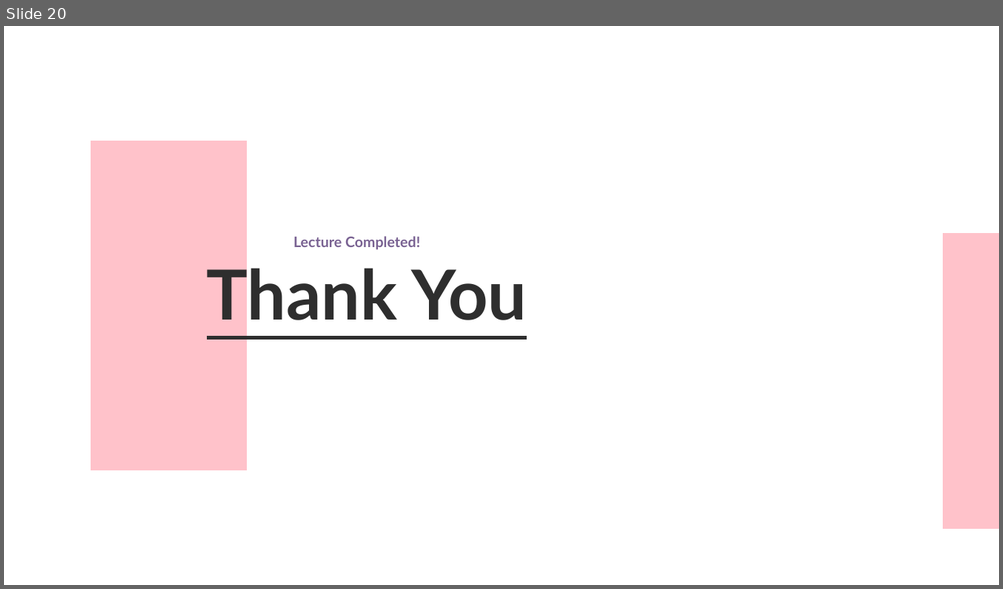
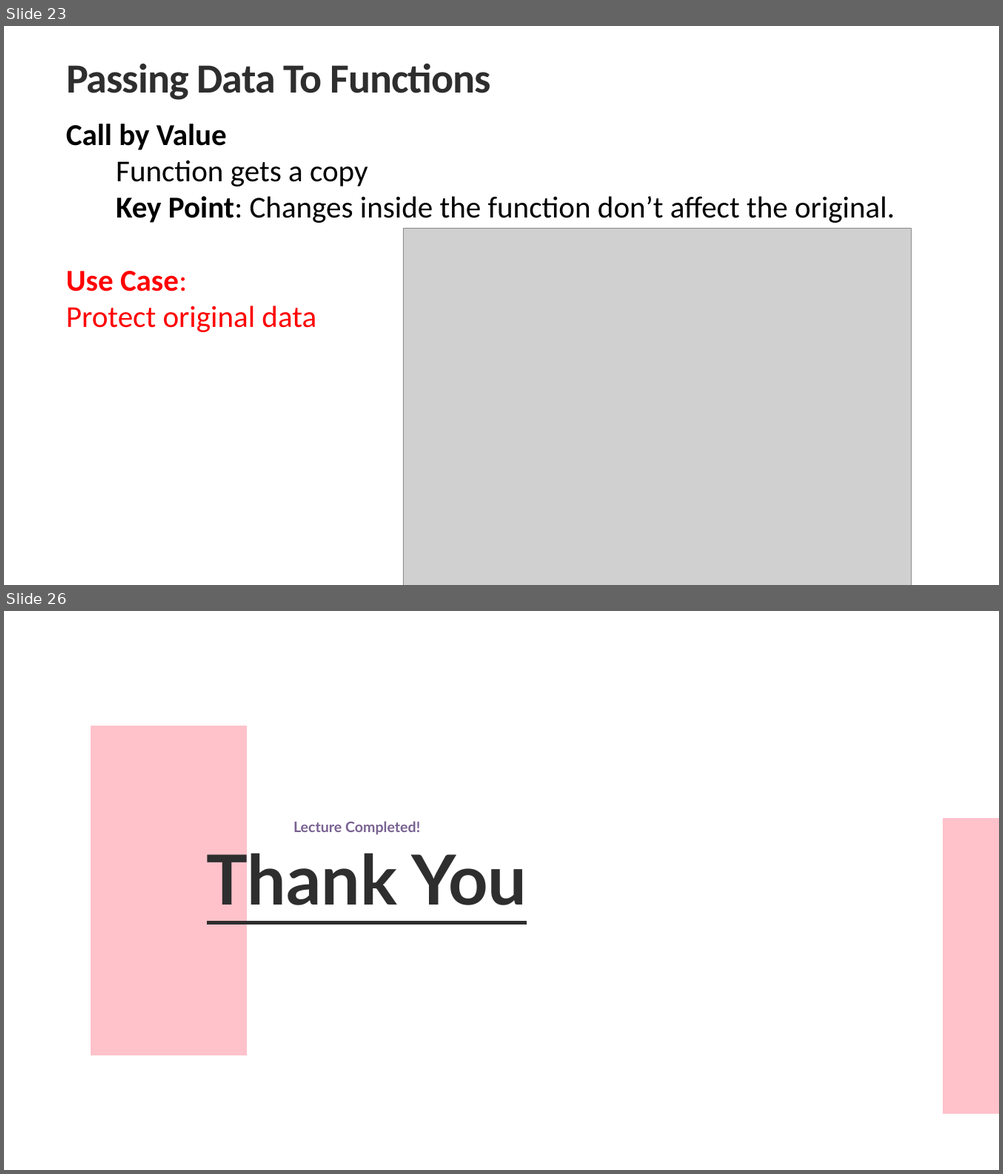
Before and after one commit to UKhayam/Programming-Fundamentals, a slide deck: PF-Lecture-08.pptx. Shown one above the other, each under a label of ours: slide 20 before the commit, slides 23 and 26 after it; the slides between them are not shown. The pictures are 1003x589 and 1003x1174 pixels, drawn with LibreOffice and Linux fonts; fonts in the diff are those of the drawing; grey boxes stand for pictures. Boxes give left, top, right and bottom in pixels: in the first picture for what was removed or moved away, otherwise in the second. Text is boxed around its words. In the diff, an @@ line names an element or a change of style, - is before the commit and + after.

```diff
--- a/PF-Lecture-08.pptx
+++ b/PF-Lecture-08.pptx
@@ slide 23 added at box(4, 26, 999, 585), background #FFFFFF @@
@@ text added at box(66, 63, 490, 100), 60 pt, text #2E2E2E, bold @@
+Passing Data To Functions
@@ text added at box(66, 124, 894, 332), 44 pt, text #000000 @@
+Call by Value
+Function gets a copy
+Key Point: Changes inside the function don’t affect the original.
+Use Case:
+Protect original data
@@ picture added at box(403, 228, 911, 585) @@
@@ what was slide 20 is now slide 26 @@
```
Also in this commit, not shown: 5 slides changed, 5 other slides added.
